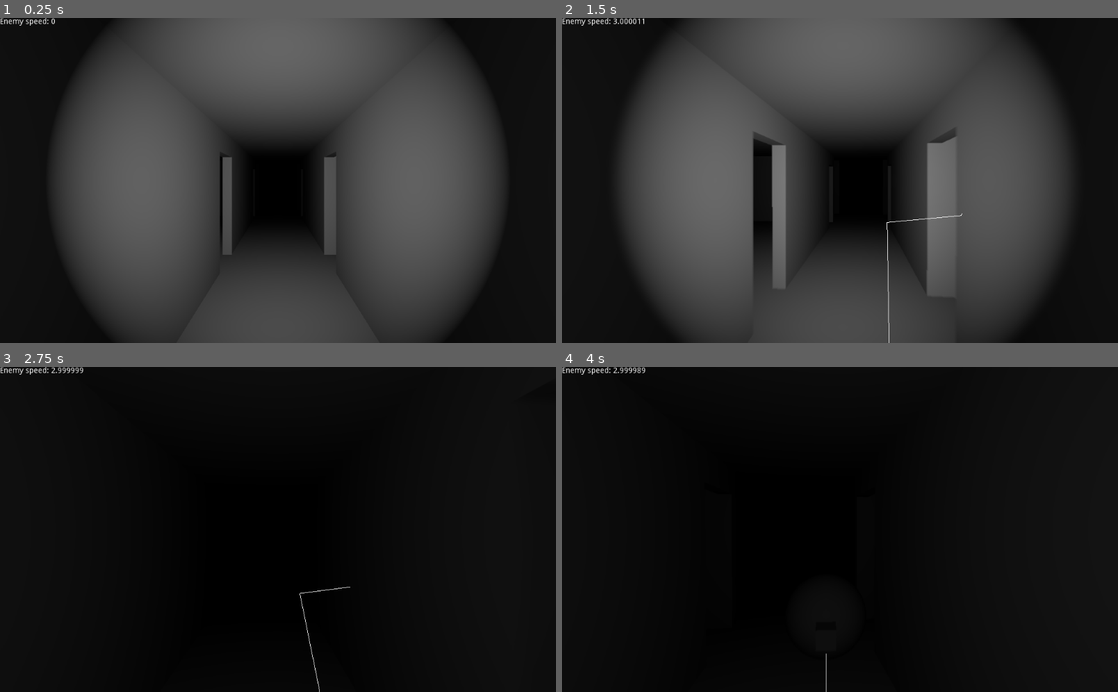
Above: before the commit, frames 1-4 (two rows, left to right).
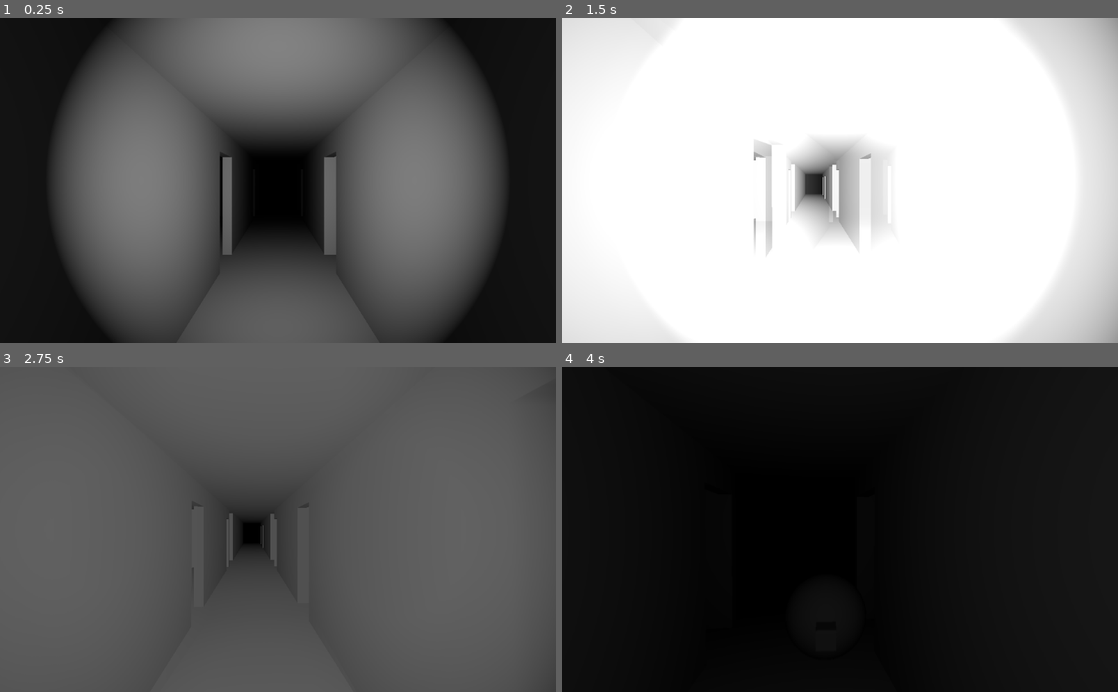
Above: after the commit, the same moments.

Repository: manglemix/oren
Game: Godot game, scene res://factory.tscn
The game is run twice, just before and just after one commit, with the same random seed, the same clock (stepped at 60 frames per second) and the same inputs. Sound files missing from this copy of the repository are replaced by a short silence.
Inputs (mouse positions are in pixels of both pictures, inside the frame that each line leads up to):
- Up to frame 1 (0.25 s): no input
- Up to frame 2 (1.5 s): tap Enter at 0.5 s; move the mouse to (867, 180) at 0.52 s; press the mouse at (867, 180) at 0.53 s; hold W (move forward) from 0.53 s (still down); move the mouse to (812, 180) at 1.27 s; release the mouse at (812, 180) at 1.28 s; click (812, 180) at 1.35 s
- Up to frame 3 (2.75 s): keep holding W (move forward); move the mouse to (289, 523) at 2.02 s; hold F (flashlight) from 2.03 s (still down); click (289, 523) at 2.3 s
- Up to frame 4 (4 s): keep holding W (move forward); move the mouse to (834, 536) at 2.77 s; release F (flashlight) at 2.78 s; tap Shift (sprint) at 2.85 s; click (834, 536) at 3.05 s; move the mouse to (878, 532) at 3.52 s; hold Ctrl (walk) from 3.53 s (still down); click (878, 532) at 3.8 s

The runs differ from the first frame. In frame 1, 14% of the frame differs, in the area x 0-83%, y 0-71%; in frame 2, 100%, in the area x 0-100%, y 0-100%; in frame 3, 100%; in frame 4, 0.2%.
Error in both runs: Invalid get index '0' (on base: 'PoolVector3Array'). (res://goto.gd:81)

Commit message:
simple sounds and other crap

Diff:
--- a/Enemy.tscn
+++ b/Enemy.tscn
@@ -6,6 +6,9 @@
 [ext_resource path="res://goto.gd" type="Script" id=4]
 [ext_resource path="res://chase.gd" type="Script" id=5]
 [ext_resource path="res://run.gd" type="Script" id=6]
+[ext_resource path="res://movement_noise.gd" type="Script" id=7]
+[ext_resource path="res://sounds/329607__inspectorj__footsteps-puddles-c.wav" type="AudioStream" id=8]
+[ext_resource path="res://sounds/328165__inspectorj__footsteps-muddy-b.wav" type="AudioStream" id=9]
 
 [sub_resource type="SphereShape" id=1]
 radius = 0.5
@@ -62,3 +65,9 @@
 
 [node name="CollisionShape" type="CollisionShape" parent="Goto"]
 shape = SubResource( 4 )
+
+[node name="MovementNoise" type="Node" parent="."]
+script = ExtResource( 7 )
+max_speed = 10.0
+volume = 15.0
+sounds = [ ExtResource( 8 ), ExtResource( 9 ) ]
--- /dev/null
+++ b/antagonist.gd
@@ -0,0 +1,16 @@
+extends Character
+
+
+# Declare member variables here. Examples:
+# var a = 2
+# var b = "text"
+
+
+# Called when the node enters the scene tree for the first time.
+func _ready():
+	pass # Replace with function body.
+
+
+# Called every frame. 'delta' is the elapsed time since the previous frame.
+#func _process(delta):
+#	pass
--- /dev/null
+++ b/audio_queue.gd
@@ -0,0 +1,23 @@
+extends Node
+
+
+enum {OMNI, TWO, THREE}
+
+
+func quick_player(sound: AudioStream, dimension:=OMNI) -> Node:
+	var node: Node
+
+	match dimension:
+		TWO:
+			node = AudioStreamPlayer2D.new()
+
+		THREE:
+			node = AudioStreamPlayer3D.new()
+
+		OMNI:
+			node = AudioStreamPlayer.new()
+
+	node.stream = sound
+	node.autoplay = true
+	node.connect("finished", node, "queue_free")
+	return node
--- a/base_scene.gd
+++ b/base_scene.gd
@@ -7,7 +7,11 @@
 export var flashlight_path: NodePath = "Hand/Flashlight"
 export var flash_path: NodePath = "Hand/Flash"
 export var navigation_path: NodePath = "Navigation"
+export var bg_music_stream: AudioStream setget set_bg_music_stream
+export var bg_volume := 0.0 setget set_bg_volume
 export(Array, NodePath) var debug_nodes: Array
+
+var bg_music := AudioStreamPlayer.new()
 
 onready var navigation: Navigation = get_node(navigation_path)
 onready var enemy_body: Character = get_node(enemy_path)
@@ -15,6 +19,16 @@
 onready var player: Character = get_node(player_path)
 onready var flashlight: SpotLight = get_node(flashlight_path)
 onready var flash: SpotLight = get_node(flash_path)
+
+
+func set_bg_music_stream(stream: AudioStream) -> void:
+	bg_music_stream = stream
+	bg_music.stream = stream
+
+
+func set_bg_volume(db: float) -> void:
+	bg_volume = db
+	bg_music.volume_db = db
 
 
 func play_audio_event(position: Vector3, volume := 1.0) -> void:
@@ -30,6 +44,8 @@
 	texture_rect.texture = ImageTexture.new()
 	texture_rect.texture.create_from_image(get_viewport().get_texture().get_data())
 	texture_rect.flip_v = true
+	texture_rect.material = CanvasItemMaterial.new()
+	texture_rect.material.blend_mode = CanvasItemMaterial.BLEND_MODE_ADD
 	add_child(texture_rect)
 
 	yield(get_tree().create_timer(linger), "timeout")
@@ -47,3 +63,9 @@
 		for path in debug_nodes:
 			var node := get_node(path)
 			node.visible = not node.visible
+
+
+func _ready():
+	bg_music.connect("finished", bg_music, "play")
+	bg_music.autoplay = true
+	add_child(bg_music)
--- /dev/null
+++ b/default_bus_layout.tres
@@ -0,0 +1,3 @@
+[gd_resource type="AudioBusLayout" format=2]
+
+[resource]
--- a/factory.tscn
+++ b/factory.tscn
@@ -1,37 +1,44 @@
-[gd_scene load_steps=16 format=2]
+[gd_scene load_steps=18 format=2]
 
 [ext_resource path="res://character.tscn" type="PackedScene" id=1]
 [ext_resource path="res://factory.glb" type="PackedScene" id=2]
 [ext_resource path="res://interpolated_node.gd" type="Script" id=3]
 [ext_resource path="res://draw_path.gd" type="Script" id=4]
-[ext_resource path="res://speedometer.gd" type="Script" id=5]
+[ext_resource path="res://antagonist.gd" type="Script" id=5]
 [ext_resource path="res://base_scene.gd" type="Script" id=6]
 [ext_resource path="res://Enemy.tscn" type="PackedScene" id=7]
 [ext_resource path="res://flash.gd" type="Script" id=8]
 [ext_resource path="res://flashlight.gd" type="Script" id=9]
+[ext_resource path="res://sounds/179897__batman6661__building-rooftops-ambient.wav" type="AudioStream" id=10]
 
 [sub_resource type="SpatialMaterial" id=1]
 flags_unshaded = true
 flags_no_depth_test = true
 
-[sub_resource type="Curve" id=6]
-_data = [ Vector2( 0, 1 ), 0.0, 0.0, 0, 0, Vector2( 0.0278373, 1 ), 0.0, 0.0, 0, 0, Vector2( 0.173278, 0 ), 0.0, 0.0, 0, 0 ]
+[sub_resource type="Curve" id=2]
+_data = [ Vector2( 0, 1 ), 0.0, 0.0, 0, 0, Vector2( 0.0187891, 1 ), 0.0, 0.0, 0, 0, Vector2( 0.045929, 0 ), 0.0, 0.0, 0, 0 ]
 
-[sub_resource type="Environment" id=2]
+[sub_resource type="Environment" id=3]
 background_energy = 0.0
+tonemap_mode = 2
 
-[sub_resource type="NavigationMesh" id=3]
+[sub_resource type="NavigationMesh" id=4]
 vertices = PoolVector3Array( -1, 0, 1, 1, 0, 1, 1, 0, -4.01601, -1, 0, -4.01601, 1, 0, -5.01601, -1, 0, -5.01601, 1, 0, …(2043 unchanged characters)…
 polygons = [ PoolIntArray( 0, 2, 1 ), PoolIntArray( 0, 3, 2 ), PoolIntArray( 3, 4, 2 ), PoolIntArray( 3, 5, 4 ), PoolIn …(2614 unchanged characters)…
 
-[sub_resource type="ConcavePolygonShape" id=4]
+[sub_resource type="ConcavePolygonShape" id=5]
 data = PoolVector3Array( -1, 0, 1, 1, 0, -4.016, 1, 0, 1, -1, 0, 1, -1, 0, -4.016, 1, 0, -4.016, -1, 0, -4.016, 1, 0, - …(5168 unchanged characters)…
 
-[sub_resource type="ConcavePolygonShape" id=5]
+[sub_resource type="ConcavePolygonShape" id=6]
 data = PoolVector3Array( -1, 2.5, 1, 1, 2.5, -4.016, -1, 2.5, -4.016, -1, 2.5, 1, 1, 2.5, 1, 1, 2.5, -4.016, -1, 2.5, - …(20558 unchanged characters)…
+
+[sub_resource type="BoxShape" id=7]
+extents = Vector3( 12, 1.43271, 6.49043 )
 
 [node name="Spatial" type="Spatial"]
 script = ExtResource( 6 )
+bg_music_stream = ExtResource( 10 )
+bg_volume = -10.0
 debug_nodes = [ NodePath("Enemy/Goto/DrawPath") ]
 
 [node name="factory" parent="." instance=ExtResource( 2 )]
@@ -49,20 +56,14 @@
 
 [node name="Enemy" parent="." instance=ExtResource( 7 )]
 transform = Transform( 1, 0, 0, 0, 1, 0, 0, 0, 1, 2.49416, 0.0554771, -14.4926 )
-collision_mask = 4
+collision_mask = 6
+script = ExtResource( 5 )
 
 [node name="DrawPath" type="ImmediateGeometry" parent="Enemy/Goto" index="0"]
 transform = Transform( 1, 0, 0, 0, 1, 0, 0, 0, 1, -0.831259, -0.555477, 12.9353 )
+visible = false
 material_override = SubResource( 1 )
 script = ExtResource( 4 )
-
-[node name="Speedometer" type="Label" parent="Enemy"]
-margin_right = 40.0
-margin_bottom = 14.0
-script = ExtResource( 5 )
-__meta__ = {
-"_edit_use_anchors_": false
-}
 
 [node name="Hand" type="Spatial" parent="."]
 transform = Transform( 1, 0, 0, 0, 1, 0, 0, 0, 1, 0, 1.6, 0 )
@@ -76,30 +77,41 @@
 script = ExtResource( 9 )
 
 [node name="Flash" type="SpotLight" parent="Hand"]
-light_energy = 5.0
+visible = false
+light_energy = 3.0
 spot_range = 30.0
 spot_angle = 60.0
 script = ExtResource( 8 )
-energy_curve = SubResource( 6 )
+energy_curve = SubResource( 2 )
 cooldown = 5.0
 
 [node name="WorldEnvironment" type="WorldEnvironment" parent="."]
-environment = SubResource( 2 )
+environment = SubResource( 3 )
 
 [node name="Navigation" type="Navigation" parent="."]
 
 [node name="NavigationMeshInstance" type="NavigationMeshInstance" parent="Navigation"]
-navmesh = SubResource( 3 )
+navmesh = SubResource( 4 )
 
 [node name="StaticBody" type="StaticBody" parent="."]
 collision_layer = 4
 collision_mask = 0
 
 [node name="CollisionShape" type="CollisionShape" parent="StaticBody"]
-shape = SubResource( 4 )
+shape = SubResource( 5 )
 
 [node name="CollisionShape2" type="CollisionShape" parent="StaticBody"]
-shape = SubResource( 5 )
+shape = SubResource( 6 )
+
+[node name="Area" type="Area" parent="."]
+transform = Transform( 1, 0, 0, 0, 1, 0, 0, 0, 1, 0, 0, -34.501 )
+reverb_bus_enable = true
+reverb_bus_amount = 0.3
+reverb_bus_uniformity = 1.0
+
+[node name="CollisionShape" type="CollisionShape" parent="Area"]
+transform = Transform( 1, 0, 0, 0, 1, 0, 0, 0, 1, 0, 1.23096, -0.0704727 )
+shape = SubResource( 7 )
 
 [editable path="factory"]
 
--- a/flash.gd
+++ b/flash.gd
@@ -28,9 +28,9 @@
 		if current_scene.enemy_ai.player_visible and current_scene.player.global_transform.origin.distance_to(current_scene.enemy_body.global_transform.origin) <= flash_distance:
 			current_scene.enemy_ai.activate_state(self, "Run")
 
-#		yield(get_tree(), "idle_frame")
-#		yield(get_tree(), "idle_frame")
-#		current_scene.flash_effect()
+		yield(get_tree(), "idle_frame")
+		yield(get_tree(), "idle_frame")
+		current_scene.flash_effect()
 
 
 func _process(delta):
--- /dev/null
+++ b/movement_noise.gd
@@ -0,0 +1,28 @@
+class_name MovementNoise
+extends Node
+
+
+export var max_speed := 5.0
+export var min_speed := 0.0
+export var volume := 0.0
+export var max_volume := - 5.0
+export(Array, AudioStreamSample) var sounds: Array
+
+var audio_player: AudioStreamPlayer3D
+
+onready var parent: Character = get_parent()
+
+
+func _process(delta):
+	var speed := parent.linear_velocity.length()
+
+	if speed > max_speed or speed < min_speed:
+		if is_instance_valid(audio_player):
+			audio_player.stop()
+
+	elif not is_instance_valid(audio_player):
+		audio_player = AudioQueue.quick_player(sounds[int(rand_range(0, sounds.size()))], AudioQueue.THREE)
+		audio_player.attenuation_model = AudioStreamPlayer3D.ATTENUATION_INVERSE_SQUARE_DISTANCE
+		audio_player.unit_db = volume
+		audio_player.max_db = max_volume
+		parent.add_child(audio_player)
--- a/project.godot
+++ b/project.godot
@@ -82,7 +82,7 @@
 "base": "Node",
 "class": "MovementNoise",
 "language": "GDScript",
-"path": "res://noise_generator.gd"
+"path": "res://movement_noise.gd"
 }, {
 "base": "Spatial",
 "class": "PivotPoint",
@@ -138,10 +138,18 @@
 run/main_scene="res://factory.tscn"
 config/icon="res://icon.png"
 
+[autoload]
+
+AudioQueue="*res://audio_queue.gd"
+
 [debug]
 
 settings/stdout/print_fps=true
 
+[display]
+
+window/size/fullscreen=true
+
 [input]
 
 "move forward"={
Not shown: 1 places in Enemy.tscn that only renumber resources
Binary file added: face1.png
Not shown, added: face1.png.import
Not shown, added: sounds/179897__batman6661__building-rooftops-ambient.wav.import
Not shown, added: sounds/328165__inspectorj__footsteps-muddy-b.wav.import
Not shown, added: sounds/329607__inspectorj__footsteps-puddles-c.wav.import
Not shown, added: sounds/345560__inspectorj__footsteps-stones-a.wav.import
Not shown, added: sounds/366111__dkiller2204__indoor-footsteps.wav.import
Not shown, added: sounds/459964__florianreichelt__footsteps-on-concrete.wav.import
Not shown, added: sounds/179897__batman6661__building-rooftops-ambient.wav
Not shown, added: sounds/328165__inspectorj__footsteps-muddy-b.wav
Not shown, added: sounds/329607__inspectorj__footsteps-puddles-c.wav
(and 3 more such lines)
